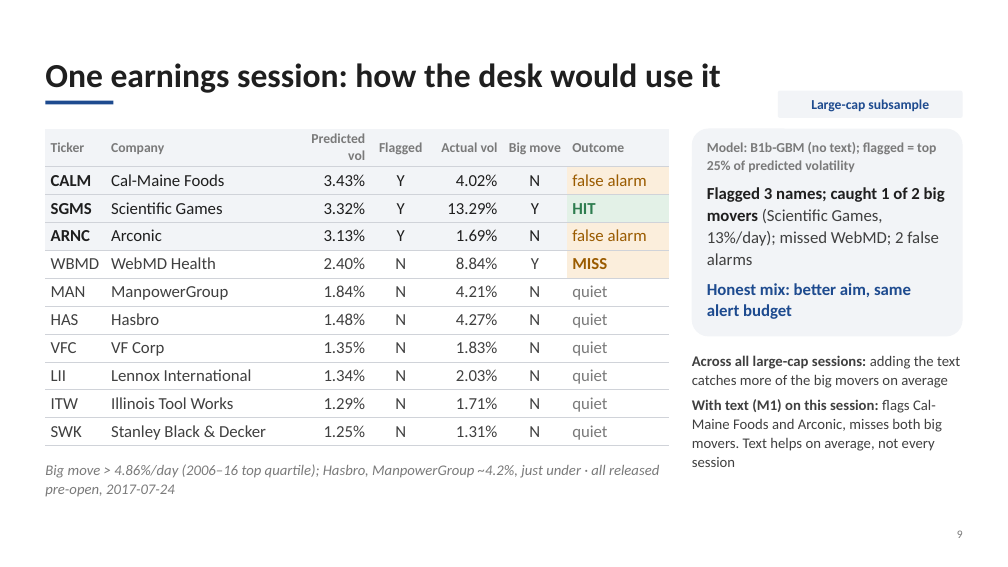
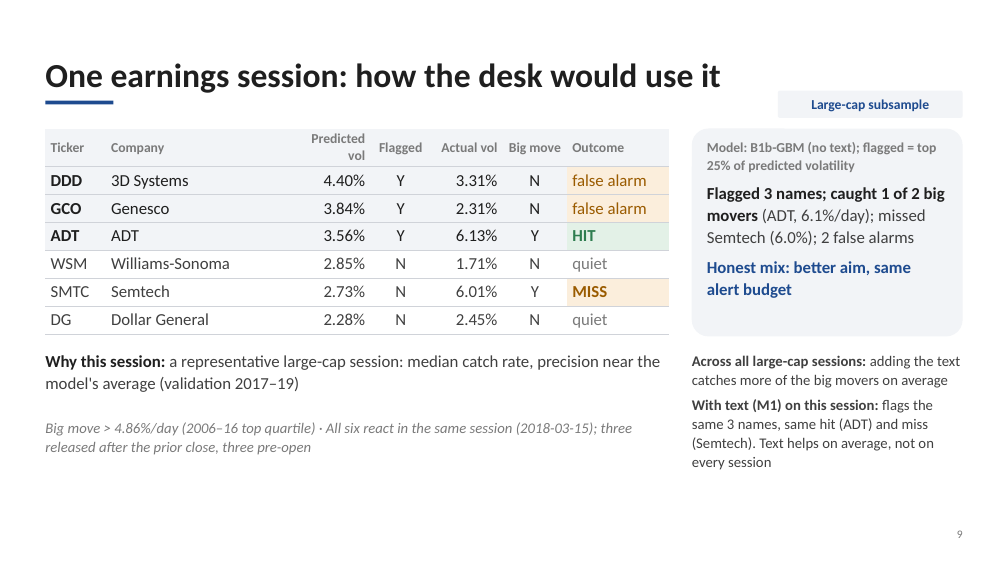
Before and after one commit to xkarelm/the-ai-edge-earnings-vol, a slide deck: slide 9 of vol_pipeline/deck/pitch_deck.pptx. Drawn at 1008x567 pixels with LibreOffice and Linux fonts; fonts in the diff are those of the drawing. Boxes give left, top, right and bottom in pixels: in the first picture for what was removed or moved away, otherwise in the second. Text is boxed around its words. In the diff, an @@ line names an element or a change of style, - is before the commit and + after.

```diff
--- a/vol_pipeline/deck/pitch_deck.pptx
+++ b/vol_pipeline/deck/pitch_deck.pptx
@@ table at box(45, 129, 669, 334) @@
-row 2: CALM | Cal-Maine Foods | 3.43% | Y | 4.02% | N | false alarm
-row 3: SGMS | Scientific Games | 3.32% | Y | 13.29% | Y | HIT
-row 4: ARNC | Arconic | 3.13% | Y | 1.69% | N | false alarm
-row 5: WBMD | WebMD Health | 2.40% | N | 8.84% | Y | MISS
-row 6: MAN | ManpowerGroup | 1.84% | N | 4.21% | N | quiet
-row 7: HAS | Hasbro | 1.48% | N | 4.27% | N | quiet
-row 8: VFC | VF Corp | 1.35% | N | 1.83% | N | quiet
-row 9: LII | Lennox International | 1.34% | N | 2.03% | N | quiet
-row 10: ITW | Illinois Tool Works | 1.29% | N | 1.71% | N | quiet
-row 11: SWK | Stanley Black & Decker | 1.25% | N | 1.31% | N | quiet
+row 2: DDD | 3D Systems | 4.40% | Y | 3.31% | N | false alarm
+row 3: GCO | Genesco | 3.84% | Y | 2.31% | N | false alarm
+row 4: ADT | ADT | 3.56% | Y | 6.13% | Y | HIT
+row 5: WSM | Williams-Sonoma | 2.85% | N | 1.71% | N | quiet
+row 6: SMTC | Semtech | 2.73% | N | 6.01% | Y | MISS
+row 7: DG | Dollar General | 2.28% | N | 2.45% | N | quiet
@@ text at box(707, 187, 945, 245): text changed @@
-Flagged 3 names; caught 1 of 2 big movers (Scientific Games, 13%/day); missed WebMD; 2 false alarms
+Flagged 3 names; caught 1 of 2 big movers (ADT, 6.1%/day); missed Semtech (6.0%); 2 false alarms
@@ text added at box(45, 355, 660, 392), 16 pt, text #404040 @@
+Why this session: a representative large-cap session: median catch rate, precision near the model's average (validation 2017–19)
@@ text at box(692, 399, 933, 470): text changed @@
-With text (M1) on this session: flags Cal-Maine Foods and Arconic, misses both big movers. Text helps on average, not every session
+With text (M1) on this session: flags the same 3 names, same hit (ADT) and miss (Semtech). Text helps on average, not on every session
@@ text at box(45, 422, 633, 455): text changed @@
-Big move > 4.86%/day (2006–16 top quartile); Hasbro, ManpowerGroup ~4.2%, just under · all released pre-open, 2017-07-24
+Big move > 4.86%/day (2006–16 top quartile) · All six react in the same session (2018-03-15); three released after the prior close, three pre-open
```
Also in this commit, not shown: 3 other slides changed, 5 other files.
